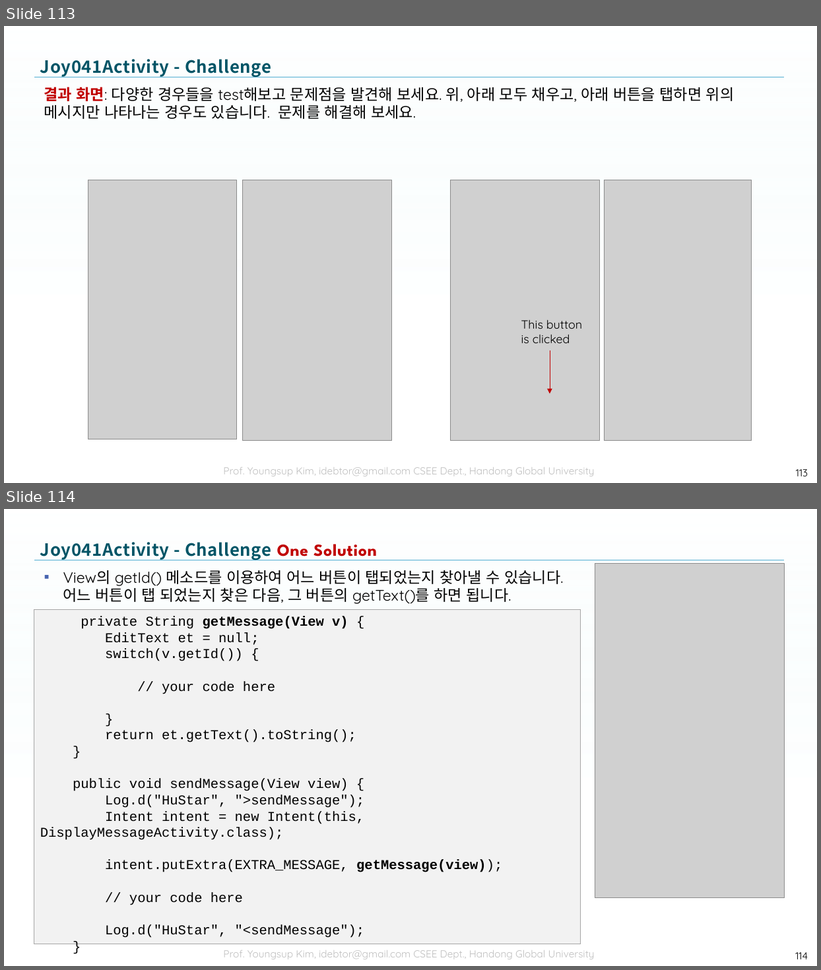
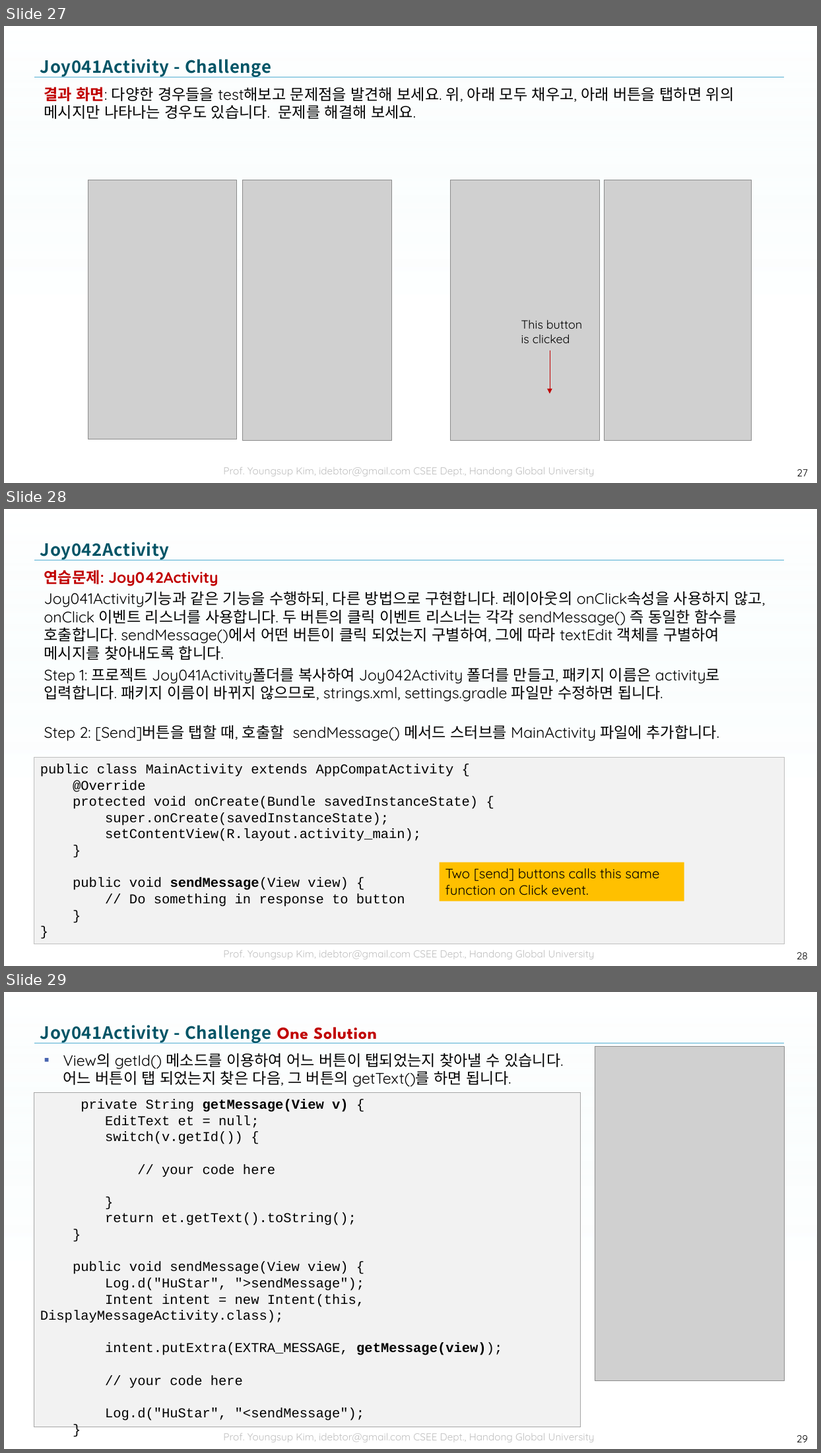
Before and after one commit to tae7841/HuStarAS, a slide deck: ppts/04Activity.pptx. Shown one above the other, each under a label of ours: slides 113 and 114 before the commit, slides 27, 28 and 29 after it. The pictures are 821x970 and 821x1453 pixels, drawn with LibreOffice and Linux fonts; fonts in the diff are those of the drawing; grey boxes stand for pictures; background and template pictures are left out. Boxes give left, top, right and bottom in pixels: in the first picture for what was removed or moved away, otherwise in the second. Text is boxed around its words. In the diff, an @@ line names an element or a change of style, - is before the commit and + after.

```diff
--- a/ppts/04Activity.pptx
+++ b/ppts/04Activity.pptx
@@ slide 28 added at (4, 509, 817, 966), background picture (left out); not listed: 3 template elements that a slide beside it also shows @@
@@ title added at (40, 542, 170, 560), 20 pt, text gradient #005466 to #005061 to #003E4B, bold @@
+Joy042Activity
@@ text added at (44, 570, 765, 741), 18 pt, text #000000 @@
+연습문제: Joy042Activity
+Joy041Activity기능과 같은 기능을 수행하되, 다른 방법으로 구현합니다. 레이아웃의 onClick속성을 사용하지 않고, onClick 이벤트 리스너를 사용합니다. 두 버튼의 클릭 이벤트 리스너는 각각 sendMessage() 즉 동일한 함수를 호출합니다. sendMessage()에서 어떤 버튼이 클릭 되었는지 구별하여, 그에 따라 textEdit 객체를 구별하여 메시지를 찾아내도록 합니다.
+Step 1: 프로젝트 Joy041Activity폴더를 복사하여 Joy042Activity 폴더를 만들고, 패키지 이름은 activity로 입력합니다. 패키지 이름이 바뀌지 않으므로, strings.xml, settings.gradle 파일만 수정하면 됩니다.
+Step 2: [Send]버튼을 탭할 때, 호출할 sendMessage() 메서드 스터브를 MainActivity 파일에 추가합니다.
@@ rectangle added at (34, 757, 785, 944), fill #F2F2F2, outline #BFBFBF 0.75 pt, 16 pt, text #000000 @@
+public class MainActivity extends AppCompatActivity {
+@Override
+protected void onCreate(Bundle savedInstanceState) {
+super.onCreate(savedInstanceState);
+setContentView(R.layout.activity_main);
+}
+public void sendMessage(View view) {
+// Do something in response to button
+}
+}
@@ rectangle added at (440, 863, 684, 902), fill #FFC000, 16 pt, text #000000 @@
+Two [send] buttons calls this same function on Click event.
@@ page number added at (797, 953, 808, 960), 12 pt, text #000000 @@
+28
@@ what was slide 113 is now slide 27 @@
@@ page number at (797, 470, 808, 477): text changed @@
-113
+27
@@ what was slide 114 is now slide 29 @@
@@ page number at (797, 1436, 808, 1443): text changed @@
-114
+29
```
Also in this commit, not shown: 8 other slides added.
